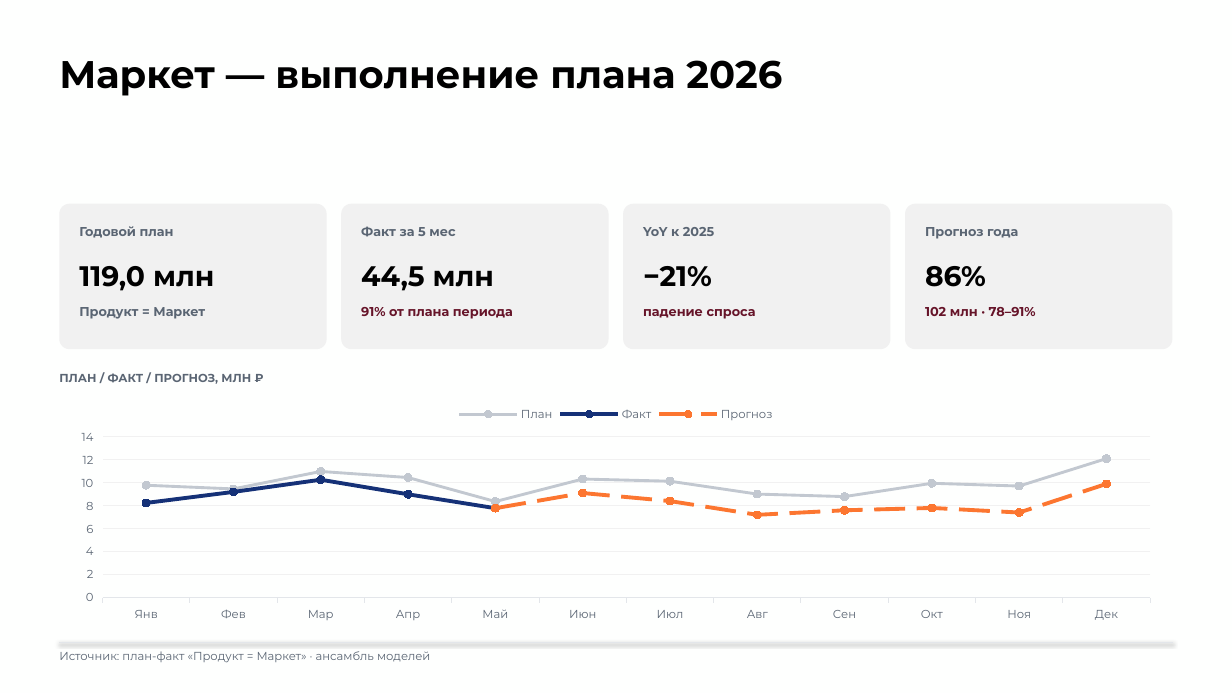
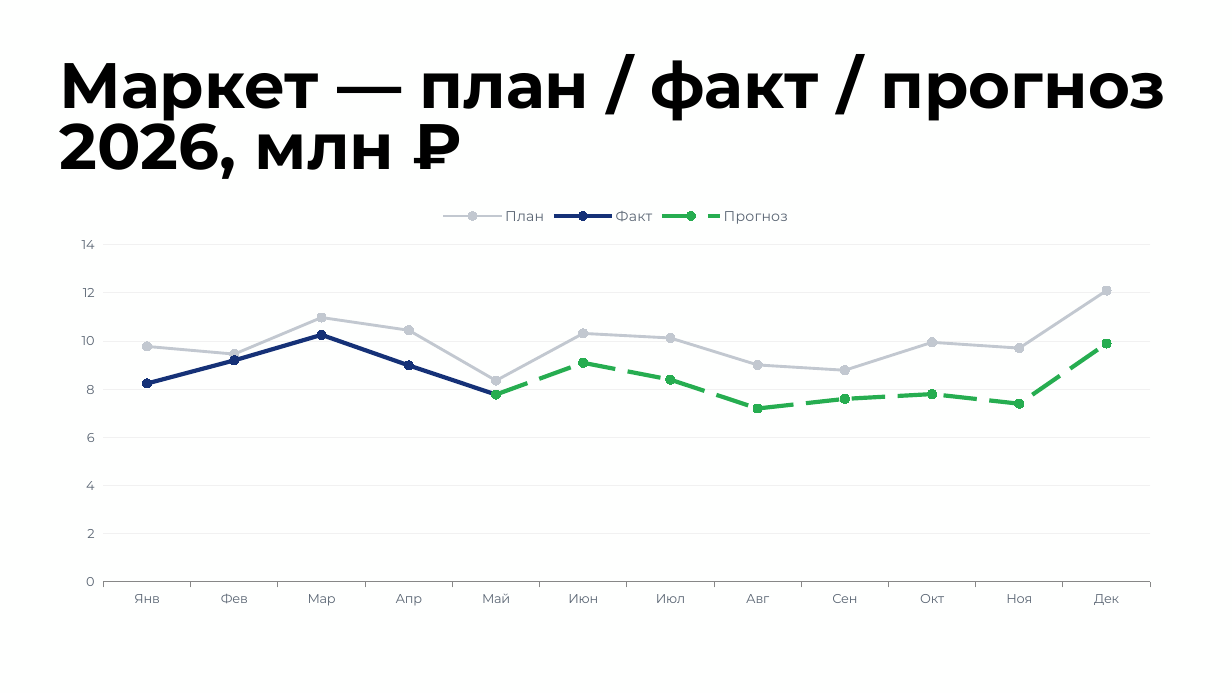
Before and after one commit to burbonivanovich-oss/google-presentation, a slide deck: slide 12 of Итоги Q1 2026 — Контур.pptx (slide 11 before the commit). Drawn at 1232x693 pixels with LibreOffice and Linux fonts; fonts in the diff are those of the drawing. Boxes give left, top, right and bottom in pixels: in the first picture for what was removed or moved away, otherwise in the second. Text is boxed around its words. In the diff, an @@ line names an element or a change of style, - is before the commit and + after.

```diff
--- a/Итоги Q1 2026 — Контур.pptx
+++ b/Итоги Q1 2026 — Контур.pptx
@@ title at (59, 60, 1165, 179): text changed; size 30 to 50 pt @@
-Маркет — выполнение плана 2026
+Маркет — план / факт / прогноз 2026, млн ₽
@@ line chart at (59, 197, 1173, 616) @@
@@ colour of Прогноз #FC7630 to #26AD50 @@
@@ legend changed @@
@@ category axis changed @@
@@ value axis changed @@
@@ line chart: place and size @@
-line chart at (59, 396, 1173, 626)
+line chart at (59, 197, 1173, 616)
@@ rounded rectangle removed at (59, 203, 326, 348) @@
@@ rounded rectangle removed at (341, 203, 608, 348) @@
@@ rounded rectangle removed at (623, 203, 890, 348) @@
@@ rounded rectangle removed at (906, 203, 1173, 348) @@
@@ text removed at (79, 226, 174, 238) @@
-Годовой план
@@ text removed at (361, 226, 455, 237) @@
-Факт за 5 мес
@@ text removed at (643, 227, 714, 236) @@
-YoY к 2025
@@ text removed at (925, 227, 1018, 239) @@
-Прогноз года
@@ text removed at (79, 266, 214, 291) @@
-119,0 млн
@@ text removed at (361, 266, 494, 291) @@
-44,5 млн
@@ text removed at (643, 266, 712, 287) @@
-−21%
@@ text removed at (925, 266, 986, 287) @@
-86%
@@ text removed at (79, 307, 205, 319) @@
-Продукт = Маркет
@@ text removed at (361, 307, 513, 319) @@
-91% от плана периода
@@ text removed at (643, 309, 756, 319) @@
-падение спроса
@@ text removed at (925, 307, 1036, 316) @@
-102 млн · 78–91%
@@ text removed at (59, 373, 251, 384) @@
-ПЛАН / ФАКТ / ПРОГНОЗ, МЛН ₽
@@ line removed from (59, 642) to (1173, 642) @@
@@ text removed at (59, 651, 430, 663) @@
-Источник: план-факт «Продукт = Маркет» · ансамбль моделей
```
Also in this commit, not shown: 9 other slides changed, 9 slides added, 6 slides removed, 1 other file.
